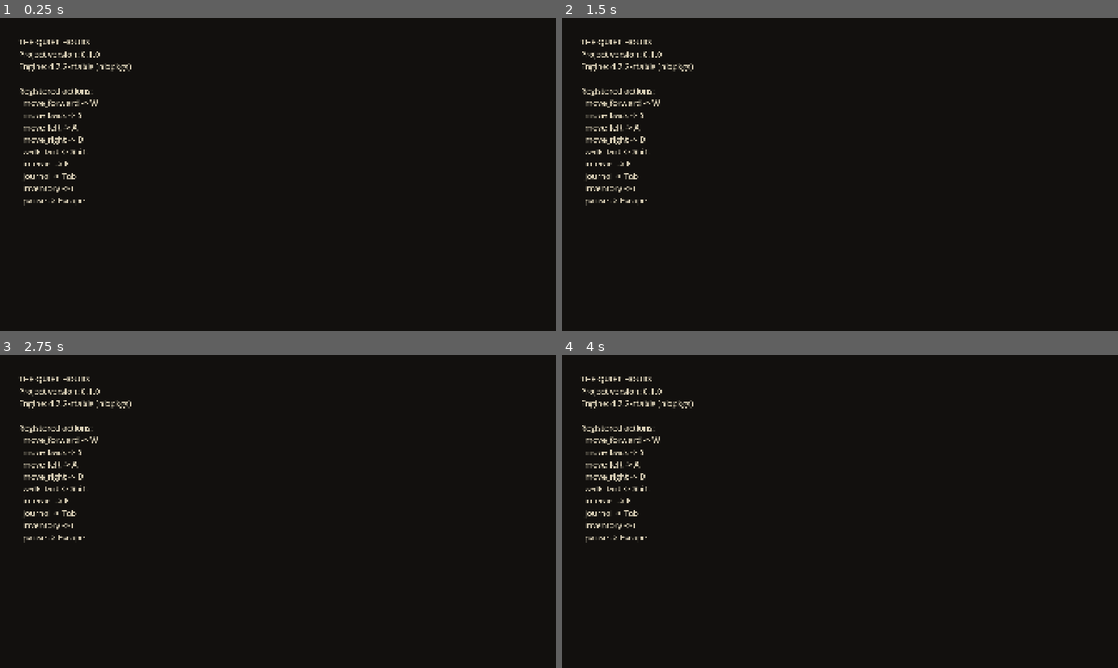
Above: before the commit, frames 1-4 (two rows, left to right).
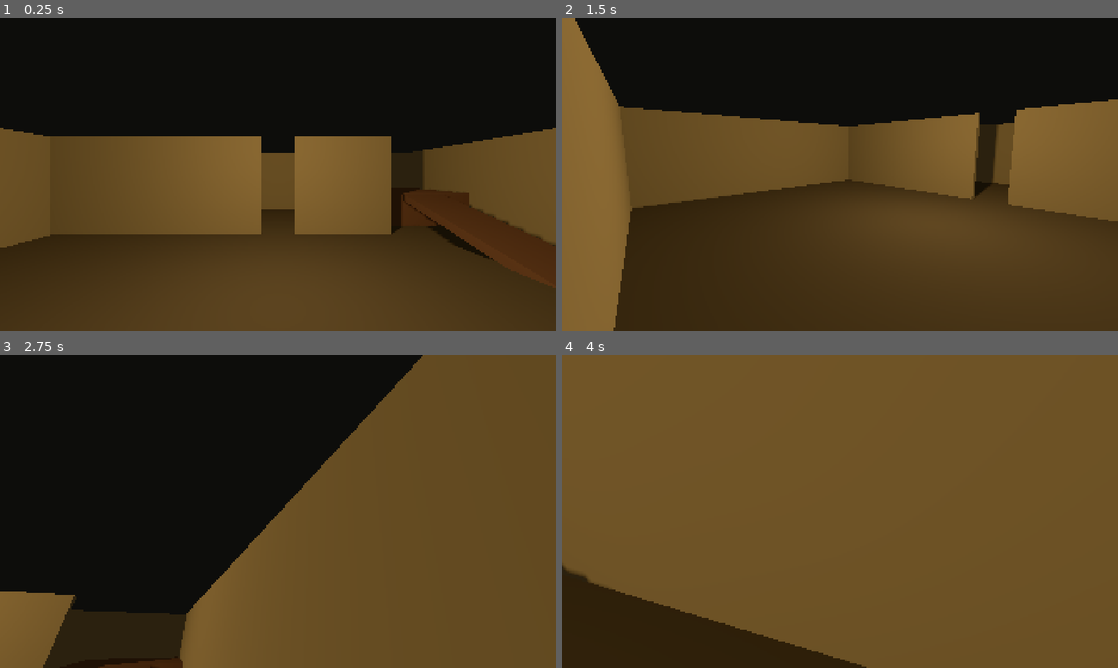
Above: after the commit, the same moments.

Repository: TheCaraman/SessizEv
Game: Godot game, scene res://scenes/main/test_room.tscn
The game is run twice, just before and just after one commit, with the same random seed, the same clock (stepped at 60 frames per second) and the same inputs. Before the commit the project starts from res://scenes/main/boot.tscn.
Inputs (mouse positions are in pixels of both pictures, inside the frame that each line leads up to):
- Up to frame 1 (0.25 s): no input
- Up to frame 2 (1.5 s): tap Enter at 0.5 s; move the mouse to (962, 158) at 0.52 s; hold D (move_right) 0.53-1.28 s; hold Shift (walk_fast) 0.53-1.28 s; move the mouse to (728, 190) at 1.27 s; hold S (move_back) from 1.28 s (still down); tap E (interact) at 1.35 s
- Up to frame 3 (2.75 s): tap Shift (walk_fast) at 1.55 s; move the mouse to (333, 442) at 2.02 s; release S (move_back) at 2.03 s; hold D (move_right) from 2.03 s (still down); hold Shift (walk_fast) from 2.03 s (still down); tap Tab (journal) at 2.1 s
- Up to frame 4 (4 s): move the mouse to (812, 574) at 2.77 s; release D (move_right) at 2.78 s; release Shift (walk_fast) at 2.78 s; hold W (move_forward) 2.78-3.53 s; tap Shift (walk_fast) at 2.85 s; move the mouse to (1006, 558) at 3.52 s; hold A (move_left) from 3.53 s (still down); hold Shift (walk_fast) from 3.53 s (still down)

The runs differ from the first frame. In frame 1, 62% of the frame differs, in the area x 0-100%, y 6-100%; in frame 2, 71%; in frame 3, 57%; in frame 4, 100%, in the area x 0-100%, y 0-100%.

Commit message:
player: add first-person controller, dev test room, movement test; docs: house floor plan draft

Diff:
--- a/project.godot
+++ b/project.godot
@@ -12,7 +12,7 @@
 
 config/name="The Quiet Hours"
 config/version="0.1.0"
-run/main_scene="res://scenes/main/boot.tscn"
+run/main_scene="res://scenes/main/test_room.tscn"
 config/features=PackedStringArray("4.7", "Forward Plus")
 
 [autoload]
--- /dev/null
+++ b/scenes/main/test_room.tscn
@@ -0,0 +1,10 @@
+[gd_scene load_steps=3 format=3]
+
+[ext_resource type="Script" path="res://scripts/dev/test_room.gd" id="1_room"]
+[ext_resource type="PackedScene" path="res://scenes/player/player.tscn" id="2_player"]
+
+[node name="TestRoom" type="Node3D"]
+script = ExtResource("1_room")
+
+[node name="Player" parent="." instance=ExtResource("2_player")]
+transform = Transform3D(1, 0, 0, 0, 1, 0, 0, 0, 1, 0, 0.05, 4)
--- /dev/null
+++ b/scenes/player/player.tscn
@@ -0,0 +1,23 @@
+[gd_scene load_steps=3 format=3]
+
+[ext_resource type="Script" path="res://scripts/player/player_controller.gd" id="1_player"]
+
+[sub_resource type="CapsuleShape3D" id="CapsuleShape3D_body"]
+radius = 0.3
+height = 1.75
+
+[node name="Player" type="CharacterBody3D"]
+floor_snap_length = 0.3
+script = ExtResource("1_player")
+
+[node name="CollisionShape3D" type="CollisionShape3D" parent="."]
+transform = Transform3D(1, 0, 0, 0, 1, 0, 0, 0, 1, 0, 0.875, 0)
+shape = SubResource("CapsuleShape3D_body")
+
+[node name="Head" type="Node3D" parent="."]
+transform = Transform3D(1, 0, 0, 0, 1, 0, 0, 0, 1, 0, 1.6, 0)
+
+[node name="Camera3D" type="Camera3D" parent="Head"]
+current = true
+fov = 70.0
+near = 0.05
--- /dev/null
+++ b/scripts/dev/test_room.gd
@@ -0,0 +1,97 @@
+extends Node3D
+## Developer test room for the first-person controller.
+##
+## Not part of the shipped game. It contains a floor, four walls, a partition
+## with a 0.9 m door-width gap, and a ramp up to a 1 m platform, so walking,
+## door clearance and stair-style ramps can be checked before the house exists.
+##
+## Geometry is built in code from boxes; the same approach will be used for the
+## house blockout (docs/DecisionLog.md, K-009).
+
+const FLOOR_COLOR := Color(0.33, 0.29, 0.22)
+const WALL_COLOR := Color(0.55, 0.49, 0.36)
+const RAMP_COLOR := Color(0.42, 0.30, 0.22)
+
+@onready var _player: PlayerController = $Player
+
+
+func _ready() -> void:
+	_build_lighting()
+
+	# Floor, 12 x 12 m, top surface at y = 0.
+	_add_box(Vector3(0.0, -0.1, 0.0), Vector3(12.0, 0.2, 12.0), FLOOR_COLOR)
+
+	# Outer walls, 2.6 m high.
+	_add_box(Vector3(0.0, 1.3, -6.1), Vector3(12.4, 2.6, 0.2), WALL_COLOR)
+	_add_box(Vector3(0.0, 1.3, 6.1), Vector3(12.4, 2.6, 0.2), WALL_COLOR)
+	_add_box(Vector3(-6.1, 1.3, 0.0), Vector3(0.2, 2.6, 12.0), WALL_COLOR)
+	_add_box(Vector3(6.1, 1.3, 0.0), Vector3(0.2, 2.6, 12.0), WALL_COLOR)
+
+	# Partition at z = -2 with a 0.9 m gap centred on x = 0 (minimum door width).
+	# It stops at x = 3 so the ramp lane on the east side stays open.
+	_add_box(Vector3(-3.225, 1.3, -2.0), Vector3(5.55, 2.6, 0.2), WALL_COLOR)
+	_add_box(Vector3(1.725, 1.3, -2.0), Vector3(2.55, 2.6, 0.2), WALL_COLOR)
+
+	# Ramp rising 1 m over 4 m (about 14 degrees) toward -Z, then a platform.
+	var ramp_angle: float = atan2(1.0, 4.0)
+	_add_box(
+		Vector3(4.5, 0.5 - 0.1 * cos(ramp_angle), -1.0),
+		Vector3(1.2, 0.2, sqrt(17.0)),
+		RAMP_COLOR,
+		Vector3(ramp_angle, 0.0, 0.0)
+	)
+	_add_box(Vector3(4.5, 0.5, -4.5), Vector3(3.0, 1.0, 3.0), RAMP_COLOR)
+
+
+func _unhandled_input(event: InputEvent) -> void:
+	# Until a pause menu exists, the pause key releases or recaptures the mouse.
+	if event.is_action_pressed(&"pause"):
+		_player.control_enabled = not _player.control_enabled
+
+
+func _build_lighting() -> void:
+	var environment := Environment.new()
+	environment.background_mode = Environment.BG_COLOR
+	environment.background_color = Color(0.05, 0.05, 0.045)
+	environment.ambient_light_source = Environment.AMBIENT_SOURCE_COLOR
+	environment.ambient_light_color = Color(0.55, 0.50, 0.40)
+	environment.ambient_light_energy = 0.35
+	var world_environment := WorldEnvironment.new()
+	world_environment.environment = environment
+	add_child(world_environment)
+
+	var lamp := OmniLight3D.new()
+	lamp.position = Vector3(0.0, 2.4, 1.5)
+	lamp.omni_range = 14.0
+	lamp.light_color = Color(1.0, 0.86, 0.62)
+	lamp.light_energy = 1.4
+	lamp.shadow_enabled = true
+	add_child(lamp)
+
+
+## Adds a solid, visible box. [param euler] is the rotation in radians.
+func _add_box(
+	center: Vector3, size: Vector3, color: Color, euler: Vector3 = Vector3.ZERO
+) -> StaticBody3D:
+	var body := StaticBody3D.new()
+	body.position = center
+	body.rotation = euler
+
+	var shape := BoxShape3D.new()
+	shape.size = size
+	var collision := CollisionShape3D.new()
+	collision.shape = shape
+	body.add_child(collision)
+
+	var mesh := BoxMesh.new()
+	mesh.size = size
+	var material := StandardMaterial3D.new()
+	material.albedo_color = color
+	material.roughness = 1.0
+	mesh.material = material
+	var mesh_instance := MeshInstance3D.new()
+	mesh_instance.mesh = mesh
+	body.add_child(mesh_instance)
+
+	add_child(body)
+	return body
--- /dev/null
+++ b/scripts/player/player_controller.gd
@@ -0,0 +1,88 @@
+class_name PlayerController
+extends CharacterBody3D
+## First-person controller for Daniel.
+##
+## Grounded walking only: no jump, no sprint stamina (GDD section 14).
+## Stairs are expected to use ramp-shaped collision, so no step-up logic
+## is needed here.
+##
+## Expected children:
+##   Head (Node3D)           - pitches up and down
+##   Head/Camera3D           - the view
+
+@export_group("Movement")
+## Normal walking speed in metres per second.
+@export var walk_speed: float = 2.4
+## Speed while the walk_fast action is held.
+@export var fast_speed: float = 3.8
+## How quickly the body reaches its target speed (m/s^2).
+@export var acceleration: float = 14.0
+## How quickly the body stops when there is no input (m/s^2).
+@export var deceleration: float = 18.0
+
+@export_group("Look")
+## Radians of rotation per pixel of mouse movement.
+@export var mouse_sensitivity: float = 0.0022
+## Maximum up/down look angle in degrees.
+@export_range(10.0, 89.0) var pitch_limit_degrees: float = 85.0
+
+## When false the player cannot move or look and the mouse cursor is released.
+## UI screens and dialogue set this.
+var control_enabled: bool = true:
+	set(value):
+		control_enabled = value
+		_apply_mouse_mode()
+
+var _gravity: float = ProjectSettings.get_setting("physics/3d/default_gravity")
+
+@onready var _head: Node3D = $Head
+
+
+func _ready() -> void:
+	_apply_mouse_mode()
+
+
+func _unhandled_input(event: InputEvent) -> void:
+	if not control_enabled:
+		return
+	if event is InputEventMouseMotion and Input.mouse_mode == Input.MOUSE_MODE_CAPTURED:
+		var motion := event as InputEventMouseMotion
+		rotate_y(-motion.relative.x * mouse_sensitivity)
+		var limit: float = deg_to_rad(pitch_limit_degrees)
+		_head.rotation.x = clampf(
+			_head.rotation.x - motion.relative.y * mouse_sensitivity, -limit, limit
+		)
+
+
+func _physics_process(delta: float) -> void:
+	var input_dir := Vector2.ZERO
+	var wants_fast := false
+	if control_enabled:
+		input_dir = Input.get_vector(&"move_left", &"move_right", &"move_forward", &"move_back")
+		wants_fast = Input.is_action_pressed(&"walk_fast")
+
+	var direction: Vector3 = global_transform.basis * Vector3(input_dir.x, 0.0, input_dir.y)
+	direction.y = 0.0
+	direction = direction.normalized()
+
+	var speed: float = fast_speed if wants_fast else walk_speed
+	var target: Vector3 = direction * speed
+	var rate: float = acceleration if direction != Vector3.ZERO else deceleration
+	velocity.x = move_toward(velocity.x, target.x, rate * delta)
+	velocity.z = move_toward(velocity.z, target.z, rate * delta)
+
+	if not is_on_floor():
+		velocity.y -= _gravity * delta
+
+	move_and_slide()
+
+
+## Returns the direction the camera is looking, in world space.
+func get_look_direction() -> Vector3:
+	return -_head.global_transform.basis.z
+
+
+func _apply_mouse_mode() -> void:
+	Input.mouse_mode = (
+		Input.MOUSE_MODE_CAPTURED if control_enabled else Input.MOUSE_MODE_VISIBLE
+	)
--- /dev/null
+++ b/tests/player_movement_test.gd
@@ -0,0 +1,102 @@
+extends Node
+## Headless test for the first-person controller.
+##
+## Run with:
+##   godot --headless --path . res://tests/player_movement_test.tscn
+## Exit code 0 means every check passed.
+##
+## Checks:
+##   1. The player lands on the floor and stays there.
+##   2. Holding move_forward walks straight along -Z and through a 0.9 m gap.
+##   3. Releasing the key brings the player to a stop.
+##   4. Disabling control ignores input.
+##   5. Walking up a ramp raises the player onto the 1 m platform.
+##   6. walk_fast is faster than normal walking.
+
+const ROOM_SCENE: PackedScene = preload("res://scenes/main/test_room.tscn")
+
+var _player: PlayerController
+var _frame: int = 0
+var _failures: PackedStringArray = []
+var _mark: Vector3
+var _walk_distance: float = 0.0
+
+
+func _ready() -> void:
+	var room: Node = ROOM_SCENE.instantiate()
+	add_child(room)
+	_player = room.get_node("Player") as PlayerController
+
+
+func _physics_process(_delta: float) -> void:
+	_frame += 1
+	match _frame:
+		30:
+			_check(_player.is_on_floor(), "player should be on the floor after settling")
+			_check(absf(_player.global_position.y) < 0.02, "player should rest at y = 0")
+			_mark = _player.global_position
+			Input.action_press(&"move_forward")
+		210:
+			var moved: Vector3 = _player.global_position - _mark
+			_check(moved.z < -6.0, "walking forward 3 s should pass the gap (dz = %.2f)" % moved.z)
+			_check(absf(moved.x) < 0.05, "walking forward should not drift sideways (dx = %.3f)" % moved.x)
+			Input.action_release(&"move_forward")
+		240:
+			_check(_player.velocity.length() < 0.01, "player should stop after releasing the key")
+			_player.control_enabled = false
+			_mark = _player.global_position
+			Input.action_press(&"move_back")
+		270:
+			var drift: float = _player.global_position.distance_to(_mark)
+			_check(drift < 0.01, "disabled control should ignore input (moved %.3f)" % drift)
+			Input.action_release(&"move_back")
+			_player.control_enabled = true
+			# Move to the bottom of the ramp lane.
+			_player.global_position = Vector3(4.5, 0.05, 2.5)
+			_player.velocity = Vector3.ZERO
+		290:
+			Input.action_press(&"move_forward")
+		590:
+			var height: float = _player.global_position.y
+			_check(height > 0.95, "ramp should lift the player onto the platform (y = %.2f)" % height)
+			Input.action_release(&"move_forward")
+			# Speed comparison on open floor.
+			_player.global_position = Vector3(-4.0, 0.05, 5.0)
+			_player.velocity = Vector3.ZERO
+		610:
+			_mark = _player.global_position
+			Input.action_press(&"move_forward")
+		670:
+			_walk_distance = _player.global_position.distance_to(_mark)
+			Input.action_release(&"move_forward")
+			_player.global_position = Vector3(-4.0, 0.05, 5.0)
+			_player.velocity = Vector3.ZERO
+		690:
+			_mark = _player.global_position
+			Input.action_press(&"move_forward")
+			Input.action_press(&"walk_fast")
+		750:
+			var fast_distance: float = _player.global_position.distance_to(_mark)
+			_check(
+				fast_distance > _walk_distance * 1.3,
+				"walk_fast should be faster (walk %.2f m, fast %.2f m)" % [_walk_distance, fast_distance]
+			)
+			Input.action_release(&"move_forward")
+			Input.action_release(&"walk_fast")
+			_finish()
+
+
+func _check(condition: bool, message: String) -> void:
+	if not condition:
+		_failures.append(message)
+
+
+func _finish() -> void:
+	if _failures.is_empty():
+		print("PLAYER MOVEMENT TEST: PASS (6 checks)")
+		get_tree().quit(0)
+	else:
+		for failure: String in _failures:
+			printerr("FAIL: " + failure)
+		print("PLAYER MOVEMENT TEST: FAIL (%d)" % _failures.size())
+		get_tree().quit(1)
--- /dev/null
+++ b/tests/player_movement_test.tscn
@@ -0,0 +1,6 @@
+[gd_scene load_steps=2 format=3]
+
+[ext_resource type="Script" path="res://tests/player_movement_test.gd" id="1_test"]
+
+[node name="PlayerMovementTest" type="Node"]
+script = ExtResource("1_test")
Not shown, added: scripts/dev/test_room.gd.uid
Not shown, added: scripts/player/player_controller.gd.uid
Not shown, added: tests/player_movement_test.gd.uid
Not shown, changed: docs/DecisionLog.md
Not shown, added: docs/HousePlan.md
Not shown, changed: docs/ProductionPlan.md
